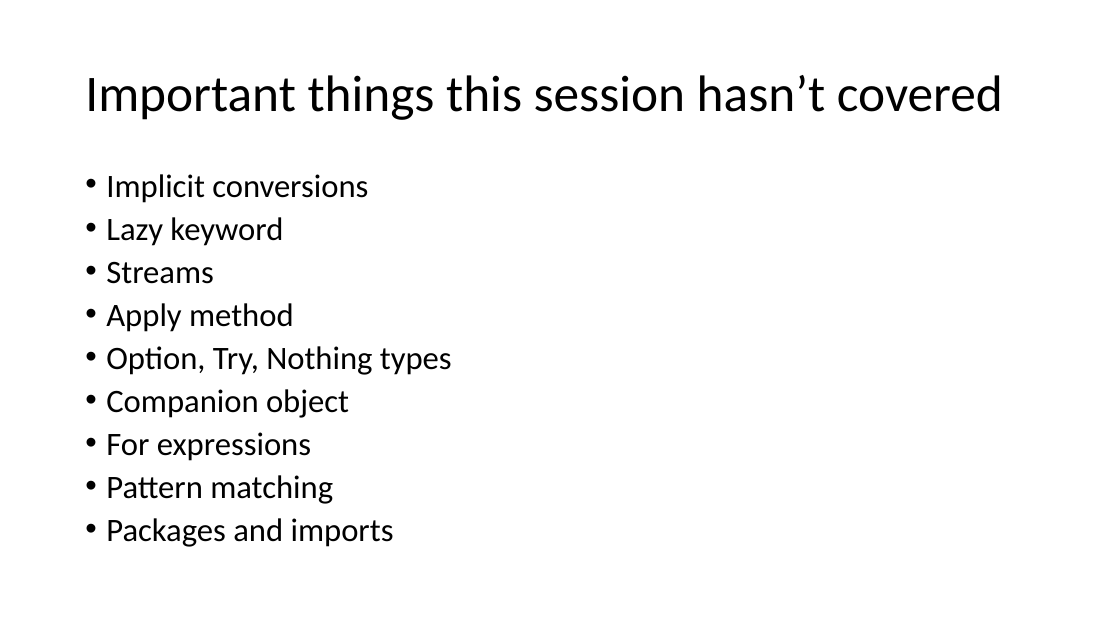
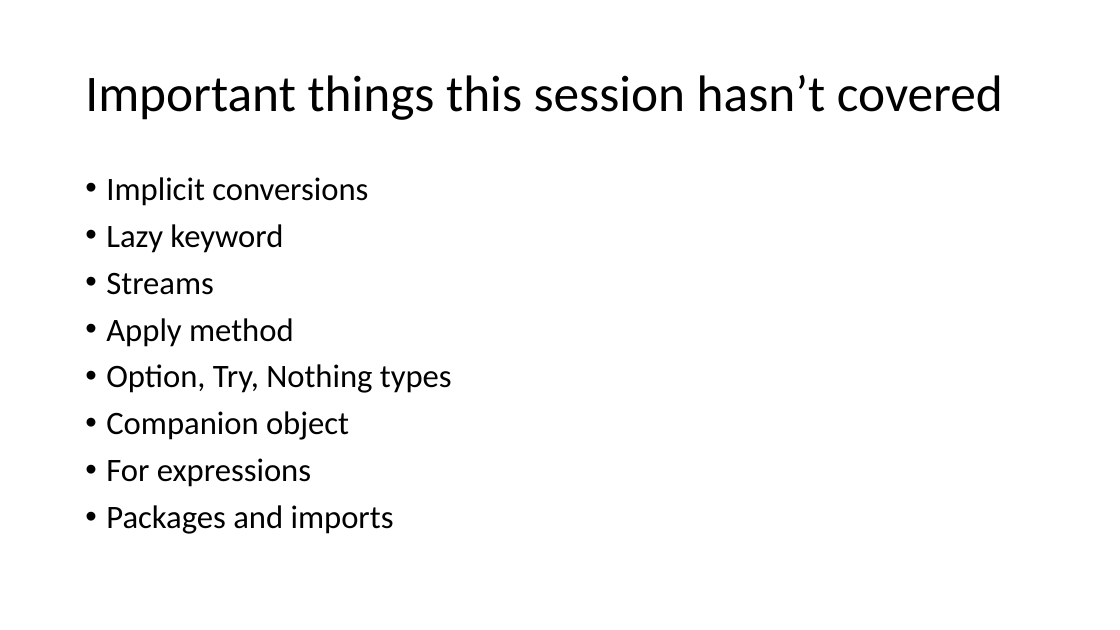
Before and after one commit to alexandrejbr/Scala.FirstSteps.Demos, a slide deck: slide 32 of Scala First Steps.pptx. Drawn at 1120x630 pixels with LibreOffice and Linux fonts; fonts in the diff are those of the drawing. Boxes give left, top, right and bottom in pixels: in the first picture for what was removed or moved away, otherwise in the second. Text is boxed around its words. In the diff, an @@ line names an element or a change of style, - is before the commit and + after.

```diff
--- a/Scala First Steps.pptx
+++ b/Scala First Steps.pptx
@@ text "Implicit conversions" at bbox=[106, 177, 452, 534]: line spacing 0.8 to 0.9 @@
@@ text at bbox=[106, 475, 333, 504]: paragraph removed @@
-• Pattern matching
```
Also in this commit, not shown: 2 other slides changed, 2 slides added, 2 slides removed.
